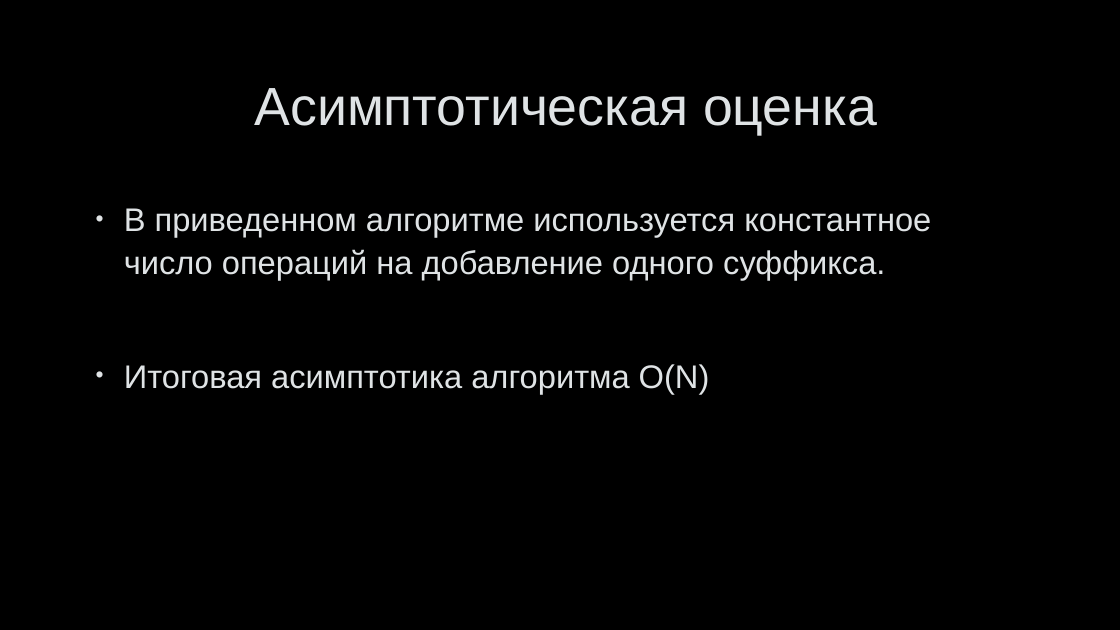
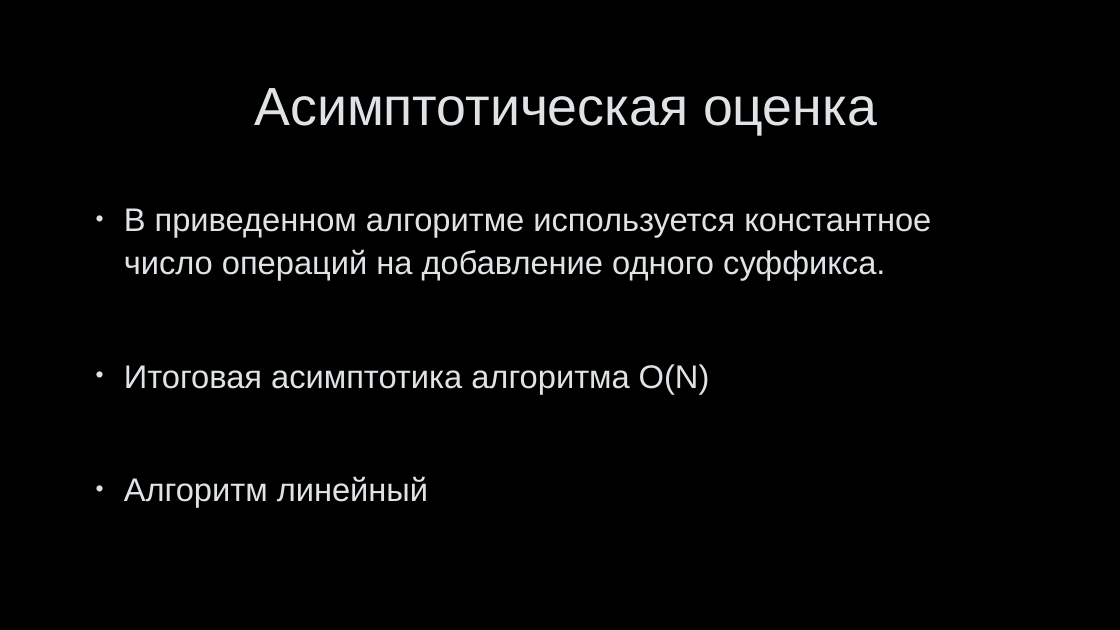
Before and after one commit to belkova-ea/McCreight-s-algo, a slide deck: slide 12 of Алгоритм МакКрейта.pptx (slide 11 before the commit). Drawn at 1120x630 pixels with LibreOffice and Linux fonts; fonts in the diff are those of the drawing; background and template pictures are left out. Boxes give left, top, right and bottom in pixels: in the first picture for what was removed or moved away, otherwise in the second. Text is boxed around its words. In the diff, an @@ line names an element or a change of style, - is before the commit and + after.

```diff
--- a/Алгоритм МакКрейта.pptx
+++ b/Алгоритм МакКрейта.pptx
@@ text at (124, 476, 428, 507): paragraph added @@
+• Алгоритм линейный
```
Also in this commit, not shown: 6 other slides changed, 1 slide added, 1 slide removed, 5 other files.
